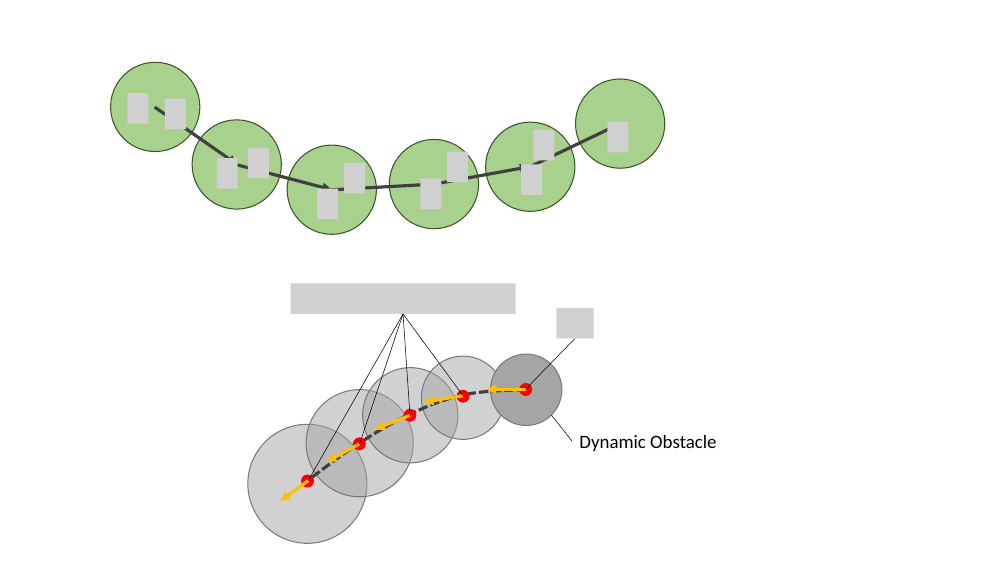
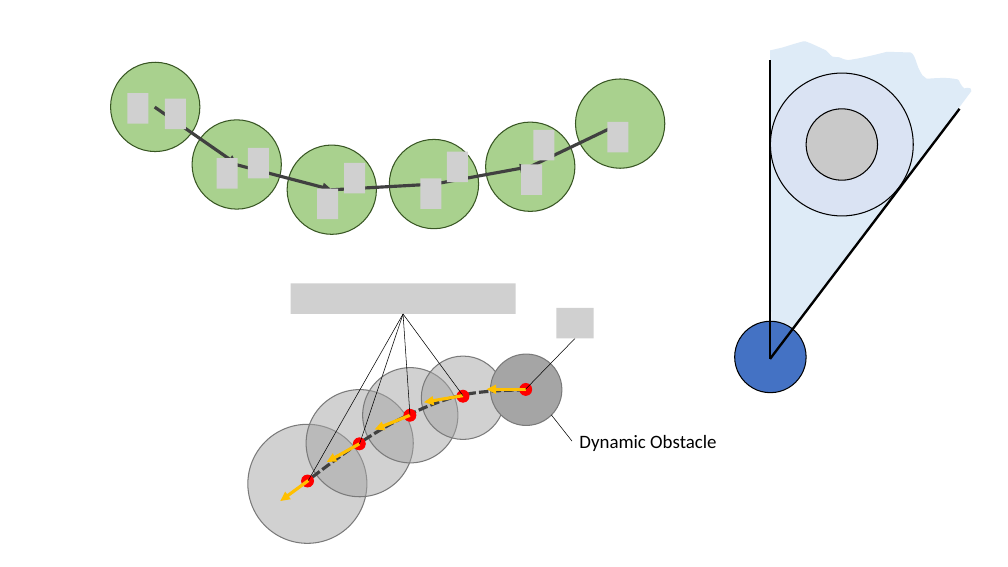
Before and after one commit to Yi-An-Wang/institute_information, a slide deck: slide 32 of path_planing/VO_code_try/robot_properties3.pptx. Drawn at 1008x567 pixels with LibreOffice and Linux fonts; fonts in the diff are those of the drawing; grey boxes stand for pictures. Boxes give left, top, right and bottom in pixels: in the first picture for what was removed or moved away, otherwise in the second. Text is boxed around its words. In the diff, an @@ line names an element or a change of style, - is before the commit and + after.

```diff
--- a/path_planing/VO_code_try/robot_properties3.pptx
+++ b/path_planing/VO_code_try/robot_properties3.pptx
@@ freeform shape added at (771,42,972,359), fill #DEEBF7 @@
@@ ellipse added at (771,73,913,216), fill #DAE3F3, outline #000000 1 pt @@
@@ line added from (771, 359) to (771, 60), #000000 2.25 pt @@
@@ line added from (771, 359) to (960, 109), #000000 2.25 pt @@
@@ ellipse added at (806,109,877,180), fill #C9C9C9, outline #000000 1 pt @@
@@ ellipse added at (735,321,806,392), fill #4472C4, outline #000000 1 pt @@
```
Also in this commit, not shown: 3 other files.
